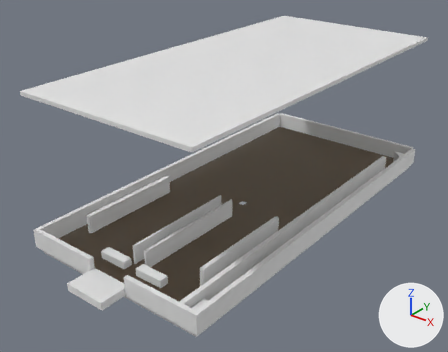
Before and after pictures for a commit that changed the Blender file assets/src/dragonwar.blend.
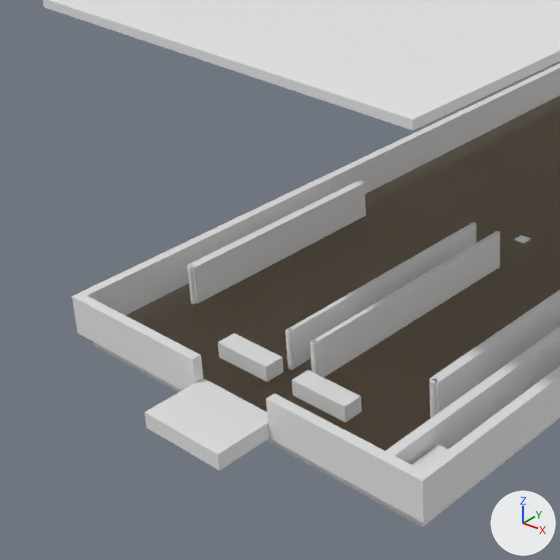
There are two pictures of each version: one whole from a camera (50 mm lens) standing at (1.197, -0.761, 0.848) and looking at (0.243, 0.431, 0.109), one close up on the part from 0% to 58% of the width and 26% to 100% of the height. Lighting does not change. The marker at lower right points along +X, +Y and +Z. The last two pictures show the newer version.

Objects in the first close-up: 'col_glass', 'col_guide_divider_l', 'col_guide_divider_r', 'col_guide_outer_l', 'col_guide_outer_r', 'col_wall_bottom_l', 'col_wall_bottom_r', 'col_wall_lane', 'col_wall_lane_bottom', 'col_wall_left', 'col_wall_right', 'vis_playfield' and 15 more.
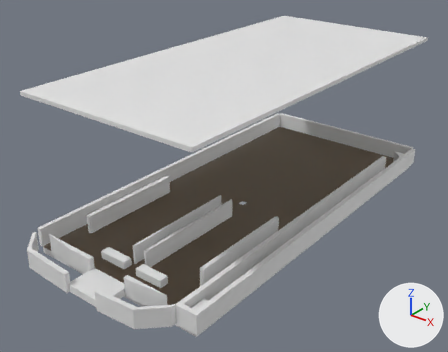
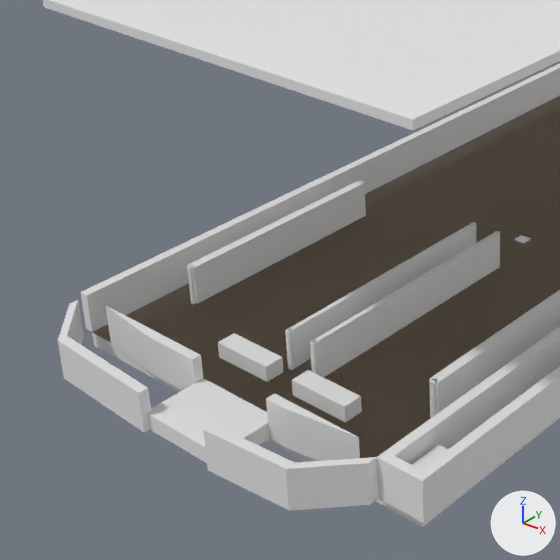
The change, as a list of edits to the scene's bpy script:
```text
Change me_col_wall_bottom_l:
    used by ob_col_wall_bottom_l; parent = ob_playfield_root; location = (0.0, 0.0, 0.0)
    remove me_col_wall_bottom_l.from_pydata(...)  # 8 vertices, 6 faces; spans x -0.012..0.2, y -0.012..0.0, z 0.0..0.05
    add me_col_wall_bottom_l.from_pydata(...)  # 8 vertices, 6 faces; spans x 0.035..0.2, y -0.012..0.0, z 0.0..0.05
    me_col_wall_bottom_l part 1
    2 vertices are removed from x -0.012, y -0.012, z 0.0..0.05
    6 faces are deleted
    2 vertices move from x -0.012, y 0.0, z 0.0..0.05 to x 0.035, y 0.0, z 0.0..0.05
    2 vertices are added at (0.125, -0.012, 0.0), (0.125, -0.012, 0.05)
    6 new faces join them
Change me_col_wall_bottom_r:
    used by ob_col_wall_bottom_r; parent = ob_playfield_root; location = (0.0, 0.0, 0.0)
    verts and faces of me_col_wall_bottom_r; kept vertices keep their numbers, new ones are numbered from 8
    remove me_col_wall_bottom_r.from_pydata(...)  # 8 vertices, 6 faces; spans x 0.314..0.468, y -0.012..0.0, z 0.0..0.05
    add me_col_wall_bottom_r.from_pydata(...)  # 8 vertices, 6 faces; spans x 0.314..0.433, y -0.012..0.0, z 0.0..0.05
    me_col_wall_bottom_r part 2
    add delete_vertices([1, 5])  # with the faces that use them
    add verts[2] = (0.433, 0.0, 0.0)  # moved
    add verts[6] = (0.433, 0.0, 0.05)  # moved, pixel (358, 437)
    add verts[8] = (0.343, -0.012, 0.0)  # pixel (288, 449)
    add verts[9] = (0.343, -0.012, 0.05)  # pixel (285, 409)
    add faces += [(0, 8, 2, 3), (4, 7, 6, 9), (0, 8, 9, 4), (2, 6, 9, 8)]
Add me_col_channel_r_2:
    me_col_channel_r_2.from_pydata([(0.4134, -0.067, 0.0), (0.3049, -0.075, 0.0), (0.3049, -0.087, 0.0), (0.4134, -0.079, 0.0), (0.4134, -0.067, 0.05), (0.3049, -0.075, 0.05), (0.3049, -0.087, 0.05), (0.4134, -0.079, 0.05)], [], [(0, 1, 2, 3), (7, 6, 5, 4), (0, 1, 5, 4), (1, 2, 6, 5), (2, 3, 7, 6), (3, 0, 4, 7)])
Add me_col_channel_r_1:
    me_col_channel_r_1.from_pydata([(0.4684, -0.012, 0.0), (0.4134, -0.067, 0.0), (0.4134, -0.079, 0.0), (0.4684, -0.024, 0.0), (0.4684, -0.012, 0.05), (0.4134, -0.067, 0.05), (0.4134, -0.079, 0.05), (0.4684, -0.024, 0.05)], [], [(0, 1, 2, 3), (7, 6, 5, 4), (0, 1, 5, 4), (1, 2, 6, 5), (2, 3, 7, 6), (3, 0, 4, 7)])
Add me_col_channel_l_2:
    me_col_channel_l_2.from_pydata([(0.055, -0.067, 0.0), (0.205, -0.075, 0.0), (0.205, -0.087, 0.0), (0.055, -0.079, 0.0), (0.055, -0.067, 0.05), (0.205, -0.075, 0.05), (0.205, -0.087, 0.05), (0.055, -0.079, 0.05)], [], [(0, 1, 2, 3), (7, 6, 5, 4), (0, 1, 5, 4), (1, 2, 6, 5), (2, 3, 7, 6), (3, 0, 4, 7)])
Add me_col_channel_l_1:
    me_col_channel_l_1.from_pydata([(0.0, -0.012, 0.0), (0.055, -0.067, 0.0), (0.055, -0.079, 0.0), (0.0, -0.024, 0.0), (0.0, -0.012, 0.05), (0.055, -0.067, 0.05), (0.055, -0.079, 0.05), (0.0, -0.024, 0.05)], [], [(0, 1, 2, 3), (7, 6, 5, 4), (0, 1, 5, 4), (1, 2, 6, 5), (2, 3, 7, 6), (3, 0, 4, 7)])
Add ob_col_channel_r_2:
    ob_col_channel_r_2 = bpy.data.objects.new('col_channel_r_2', me_col_channel_r_2)
    ob_col_channel_r_2.parent = ob_playfield_root
    ob_col_channel_r_2.location = (0.0, 0.0, 0.0)
Add ob_col_channel_r_1:
    ob_col_channel_r_1 = bpy.data.objects.new('col_channel_r_1', me_col_channel_r_1)
    ob_col_channel_r_1.parent = ob_playfield_root
    ob_col_channel_r_1.location = (0.0, 0.0, 0.0)
Add ob_col_channel_l_2:
    ob_col_channel_l_2 = bpy.data.objects.new('col_channel_l_2', me_col_channel_l_2)
    ob_col_channel_l_2.parent = ob_playfield_root
    ob_col_channel_l_2.location = (0.0, 0.0, 0.0)
Add ob_col_channel_l_1:
    ob_col_channel_l_1 = bpy.data.objects.new('col_channel_l_1', me_col_channel_l_1)
    ob_col_channel_l_1.parent = ob_playfield_root
    ob_col_channel_l_1.location = (0.0, 0.0, 0.0)
```

Pixel boxes [x1, y1, x2, y2] of what changed, in the close-ups (560 x 560 px):
'col_wall_bottom_r', reshaped: before [266, 393, 384, 499]; after [266, 393, 360, 461]
'col_wall_bottom_l', reshaped (26% narrower, 14% shorter): before [72, 292, 203, 390]; after [106, 306, 203, 390]
'col_channel_r_1', added: after [286, 457, 379, 511]
'col_channel_r_2', added: after [203, 424, 295, 510]
'col_channel_l_2', added: after [58, 336, 151, 433]
'col_channel_l_1', added: after [58, 300, 84, 344]
